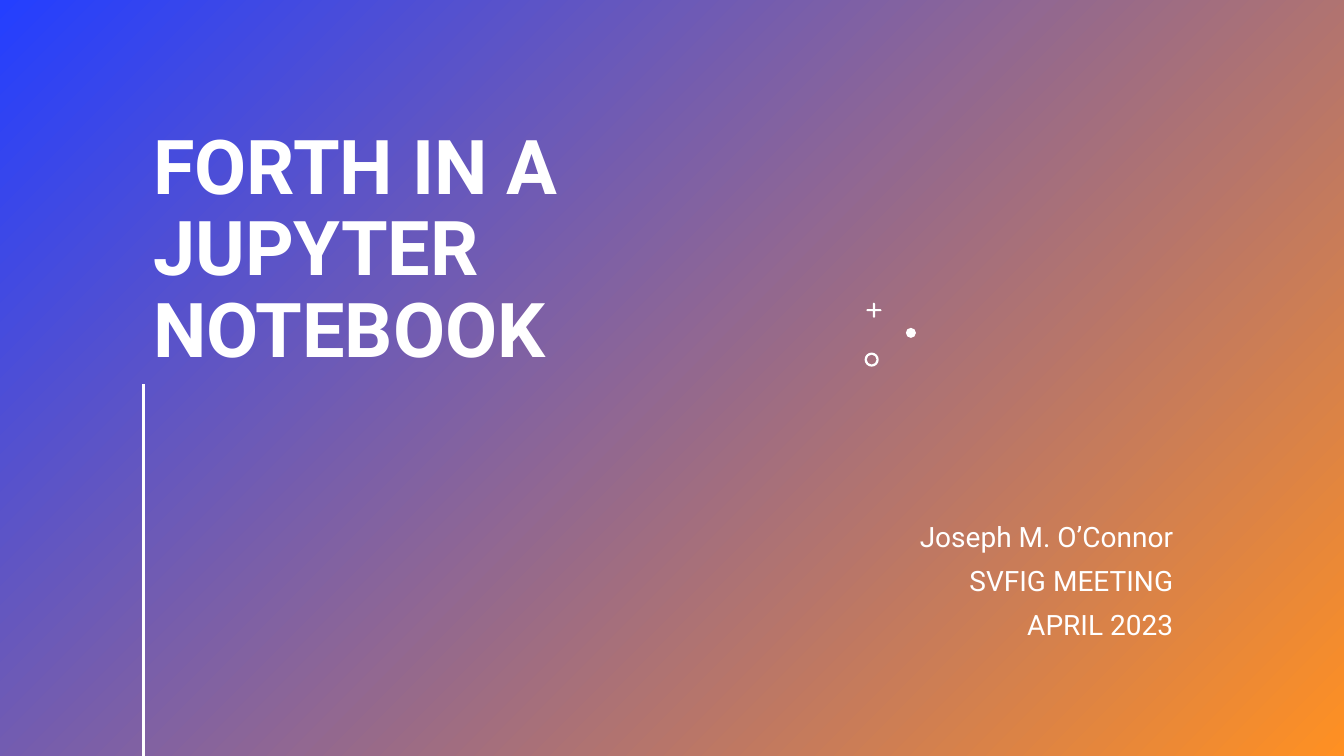
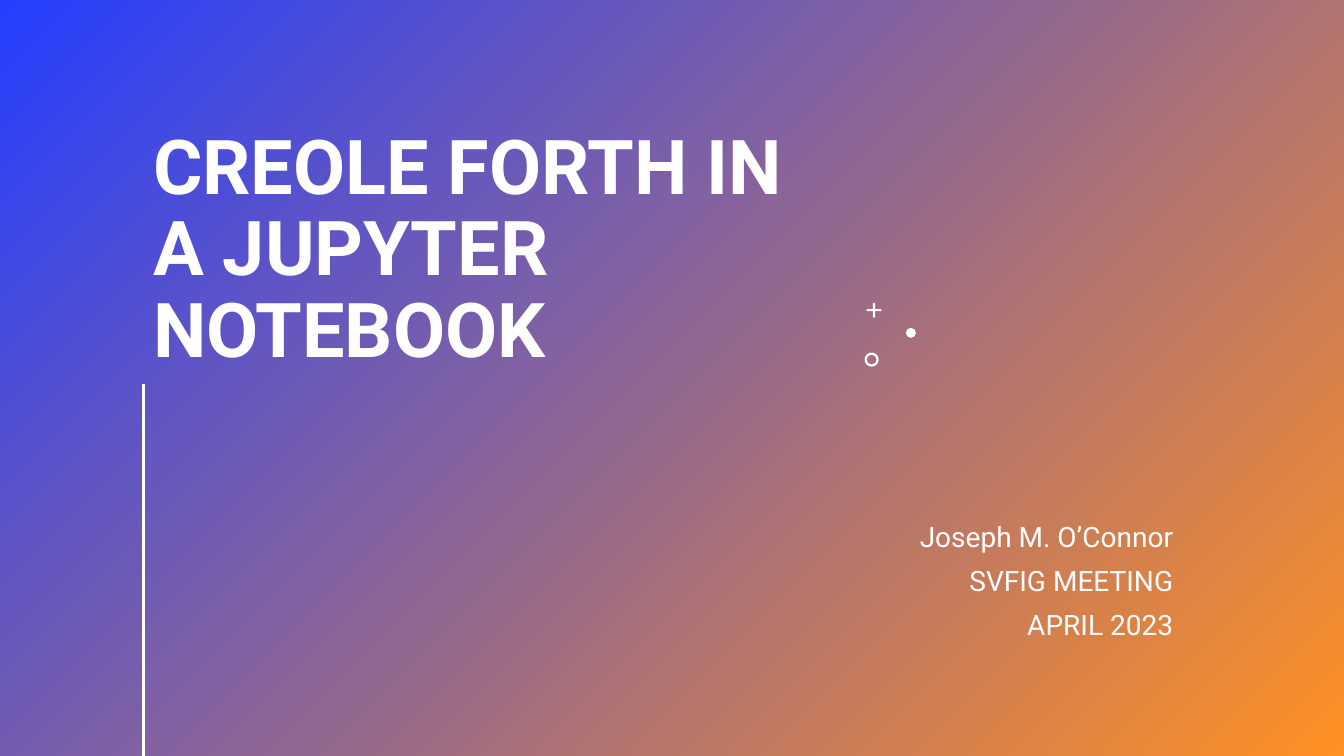
Before and after one commit to tiluser/cfpy_jn, a slide deck: slide 1 of cfpy_jupyter_demo.pptx. Drawn at 1344x756 pixels with LibreOffice and Linux fonts; fonts in the diff are those of the drawing. Boxes give left, top, right and bottom in pixels: in the first picture for what was removed or moved away, otherwise in the second. Text is boxed around its words. In the diff, an @@ line names an element or a change of style, - is before the commit and + after.

Commit message:
Some minor corrections in wording 4

```diff
--- a/cfpy_jupyter_demo.pptx
+++ b/cfpy_jupyter_demo.pptx
@@ title at (153, 139, 782, 358): text changed @@
-FORTH IN A JUPYTER NOTEBOOK
+CREOLE FORTH IN A JUPYTER NOTEBOOK
```
